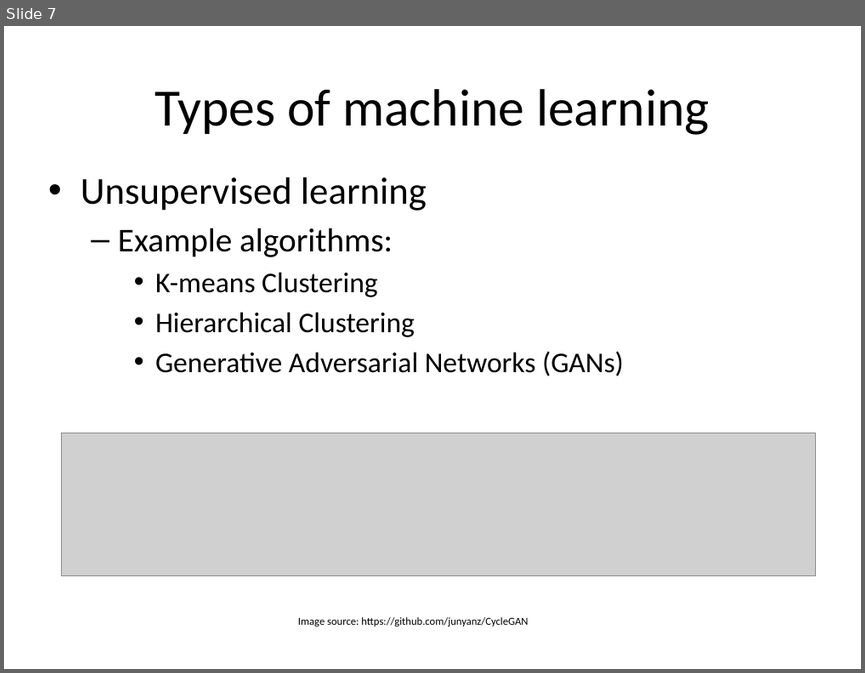
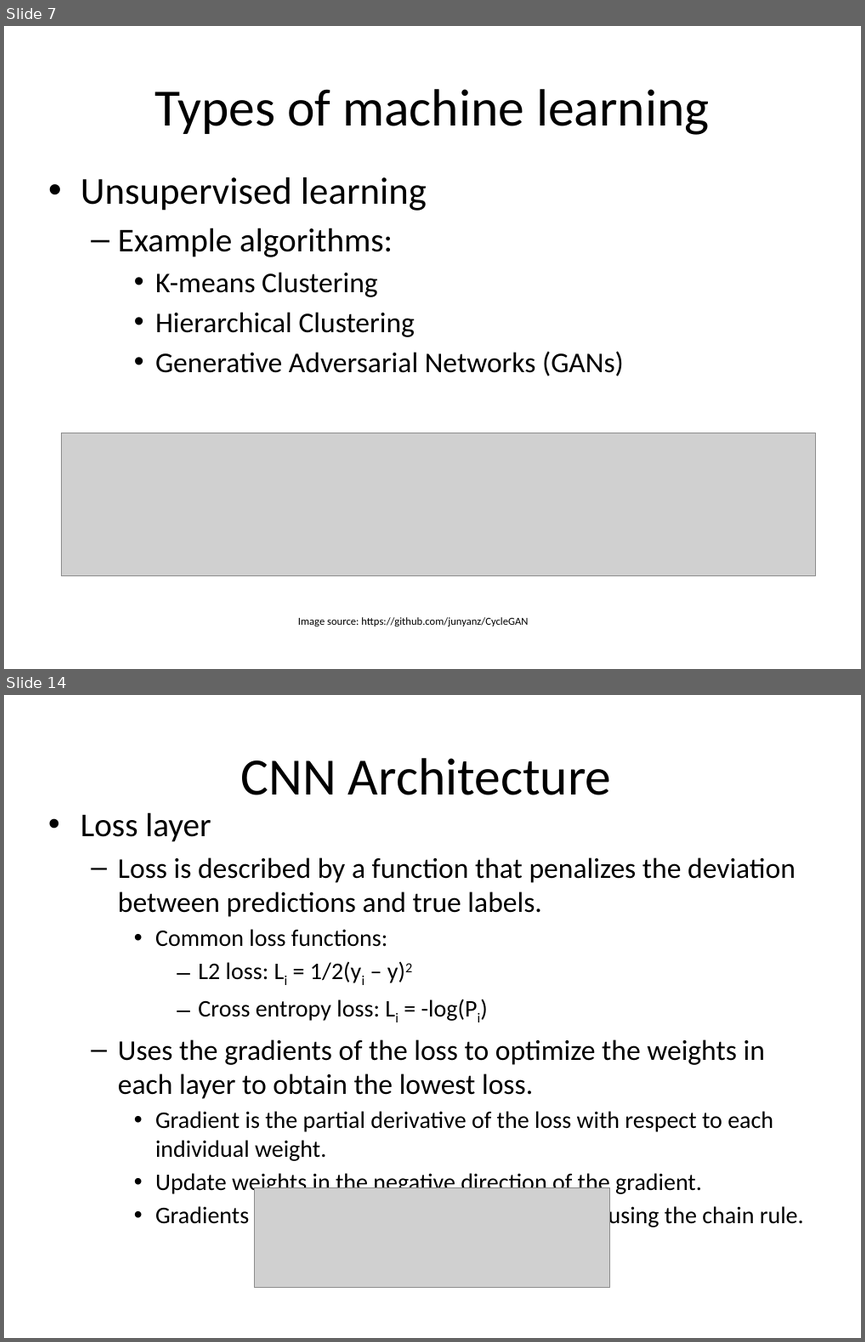
Before and after one commit to WendaZ/PyCharm_data, a slide deck: Machine Learning in Medical Imaging.pptx. Shown one above the other, each under a label of ours: slide 7 before the commit, slides 7 and 14 after it; the slides between them are not shown. The pictures are 865x673 and 865x1342 pixels, drawn with LibreOffice and Linux fonts; fonts in the diff are those of the drawing; grey boxes stand for pictures. Boxes give left, top, right and bottom in pixels: in the first picture for what was removed or moved away, otherwise in the second. Text is boxed around its words. In the diff, an @@ line names an element or a change of style, - is before the commit and + after.

```diff
--- a/Machine Learning in Medical Imaging.pptx
+++ b/Machine Learning in Medical Imaging.pptx
@@ slide 14 added at <box>4,695,861,1338</box>, background #FFFFFF @@
@@ title added at <box>241,758,611,795</box>, 44 pt, text #000000 @@
+CNN Architecture
@@ text added at <box>80,812,804,1229</box>, 20 pt, text #000000 @@
+• Loss layer
+  – Loss is described by a function that penalizes the deviation between predictions and true labels.
+    • Common loss functions:
+      – L2 loss: Li = 1/2(yi – y)2
+      – Cross entropy loss: Li = -log(Pi)
+  – Uses the gradients of the loss to optimize the weights in each layer to obtain the lowest loss.
+    • Gradient is the partial derivative of the loss with respect to each individual weight.
+    • Update weights in the negative direction of the gradient.
+    • Gradients calculated through backpropagation using the chain rule.
@@ picture added at <box>255,1188,611,1287</box> @@
```
Also in this commit, not shown: 5 slides changed, 6 other slides added.
